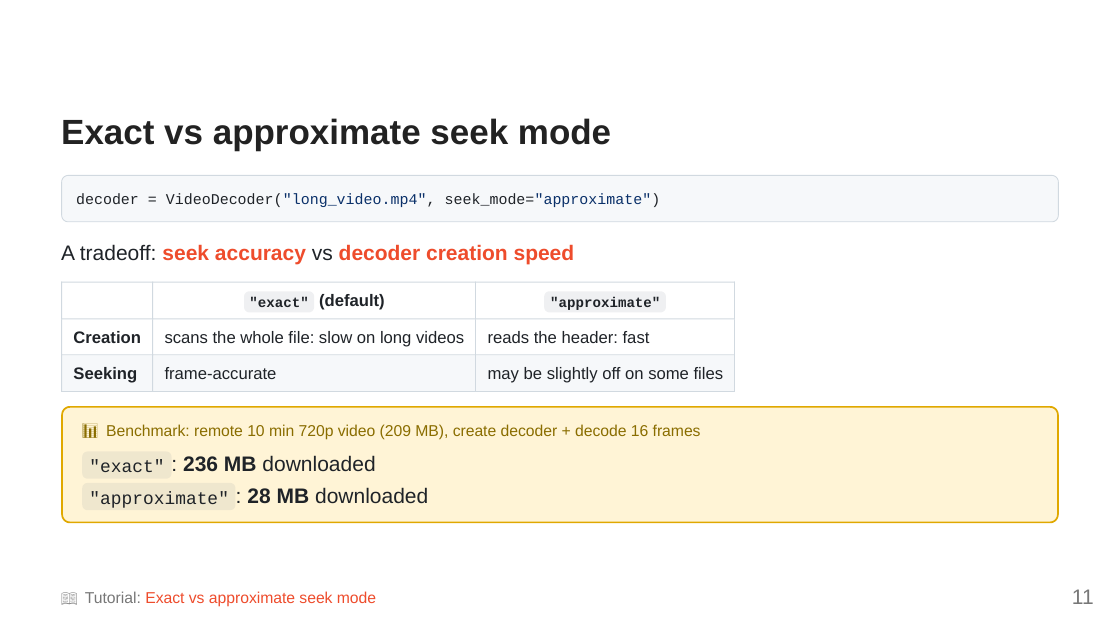
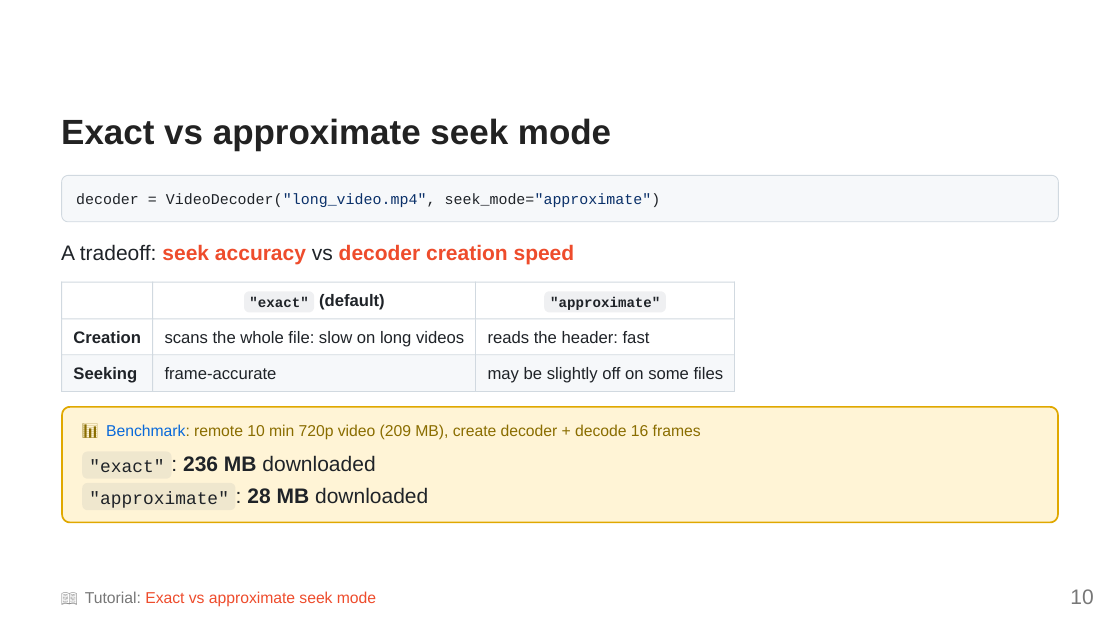
Before and after one commit to NicolasHug/ptc-talk-2026, a slide deck: slide 10 of slides.pptx (slide 11 before the commit). Drawn at 1120x630 pixels with LibreOffice and Linux fonts; fonts in the diff are those of the drawing. Boxes give left, top, right and bottom in pixels: in the first picture for what was removed or moved away, otherwise in the second. Text is boxed around its words. In the diff, an @@ line names an element or a change of style, - is before the commit and + after.

```diff
--- a/slides.pptx
+++ b/slides.pptx
@@ text "Benchmark: remote 10 min 720p ..." at bbox=[106, 424, 701, 440]: text colour #8A6D00 to #0969DA in "Benchmark:" @@
@@ text added at bbox=[1070, 589, 1093, 604], 18 pt, text #777777 @@
+10
@@ text removed at bbox=[1072, 589, 1094, 604] @@
-11
```
Also in this commit, not shown: 21 other slides changed, 4 slides added, 6 slides removed, 2 other files.
